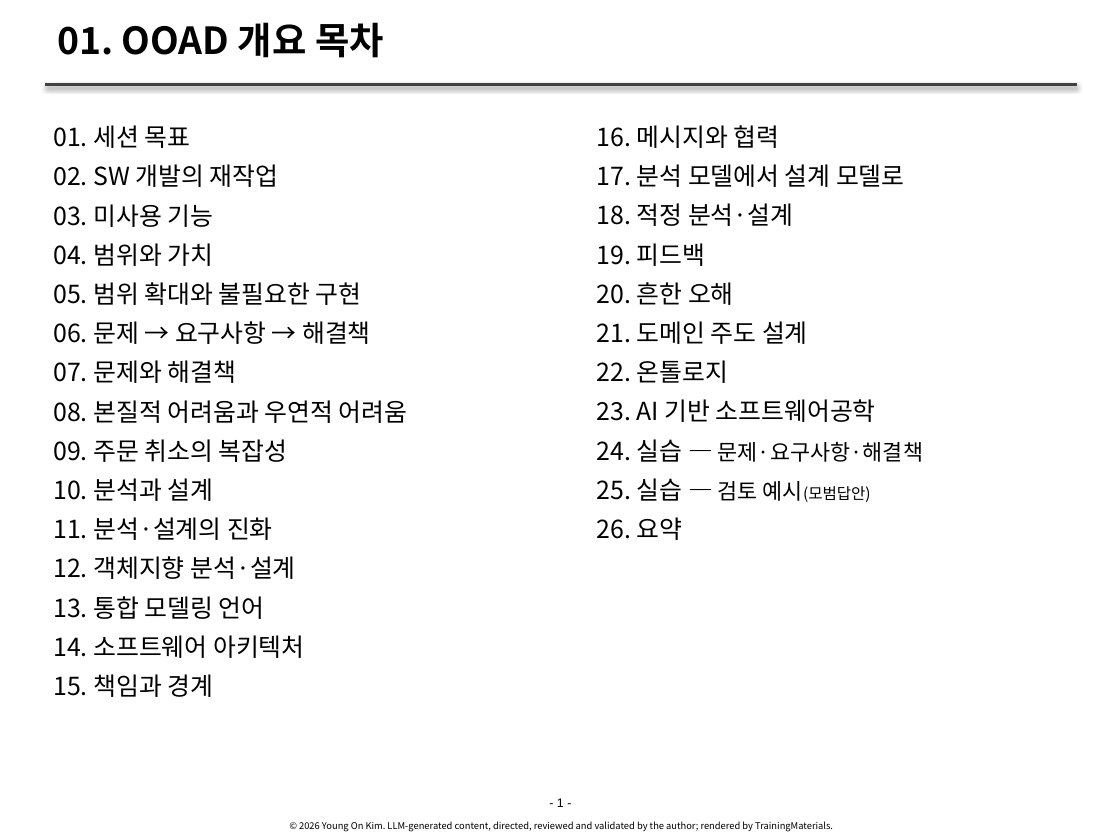
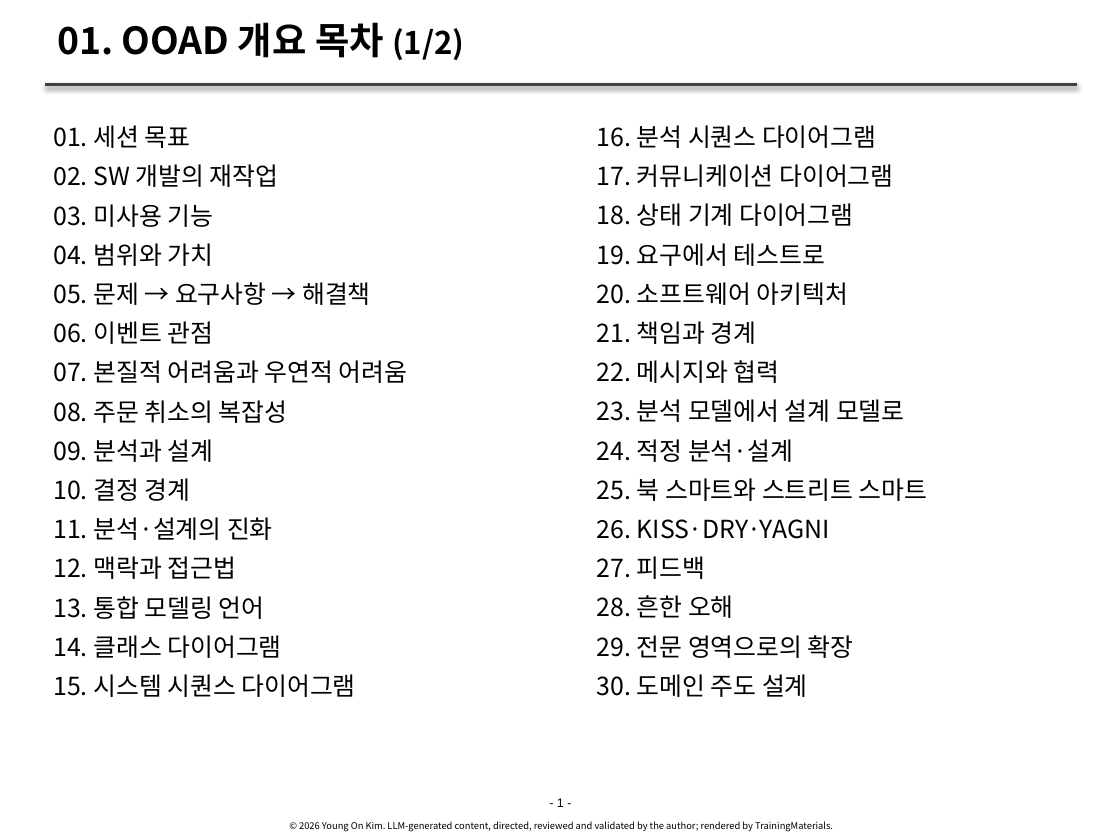
Before and after one commit to YoungSan77/TrainingMaterials, a slide deck: slide 1 of courses/ooad/sessions/s01.pptx. Drawn at 1120x840 pixels with LibreOffice and Linux fonts; fonts in the diff are those of the drawing. Boxes give left, top, right and bottom in pixels: in the first picture for what was removed or moved away, otherwise in the second. Text is boxed around its words. In the diff, an @@ line names an element or a change of style, - is before the commit and + after.

```diff
--- a/courses/ooad/sessions/s01.pptx
+++ b/courses/ooad/sessions/s01.pptx
@@ title at (57, 22, 464, 60): text changed @@
-01. OOAD 개요 목차
+01. OOAD 개요 목차 (1/2)
@@ text at (597, 125, 928, 697): text changed @@
-  16. 메시지와 협력
-  17. 분석 모델에서 설계 모델로
-  18. 적정 분석·설계
-  19. 피드백
-  20. 흔한 오해
-  21. 도메인 주도 설계
-  22. 온톨로지
-  23. AI 기반 소프트웨어공학
-  24. 실습 — 문제·요구사항·해결책
-  25. 실습 — 검토 예시(모범답안)
-  26. 요약
+  16. 분석 시퀀스 다이어그램
+  17. 커뮤니케이션 다이어그램
+  18. 상태 기계 다이어그램
+  19. 요구에서 테스트로
+  20. 소프트웨어 아키텍처
+  21. 책임과 경계
+  22. 메시지와 협력
+  23. 분석 모델에서 설계 모델로
+  24. 적정 분석·설계
+  25. 북 스마트와 스트리트 스마트
+  26. KISS·DRY·YAGNI
+  27. 피드백
+  28. 흔한 오해
+  29. 전문 영역으로의 확장
+  30. 도메인 주도 설계
@@ text at (53, 282, 407, 501): text changed @@
-  05. 범위 확대와 불필요한 구현
-  06. 문제 → 요구사항 → 해결책
-  07. 문제와 해결책
-  08. 본질적 어려움과 우연적 어려움
-  09. 주문 취소의 복잡성
-  10. 분석과 설계
+  05. 문제 → 요구사항 → 해결책
+  06. 이벤트 관점
+  07. 본질적 어려움과 우연적 어려움
+  08. 주문 취소의 복잡성
+  09. 분석과 설계
+  10. 결정 경계
@@ text at (53, 556, 237, 579): text changed @@
-  12. 객체지향 분석·설계
+  12. 맥락과 접근법
@@ text at (53, 635, 356, 697): text changed @@
-  14. 소프트웨어 아키텍처
-  15. 책임과 경계
+  14. 클래스 다이어그램
+  15. 시스템 시퀀스 다이어그램
```
Also in this commit, not shown: 26 other slides changed, 18 slides added, 44 other files.
